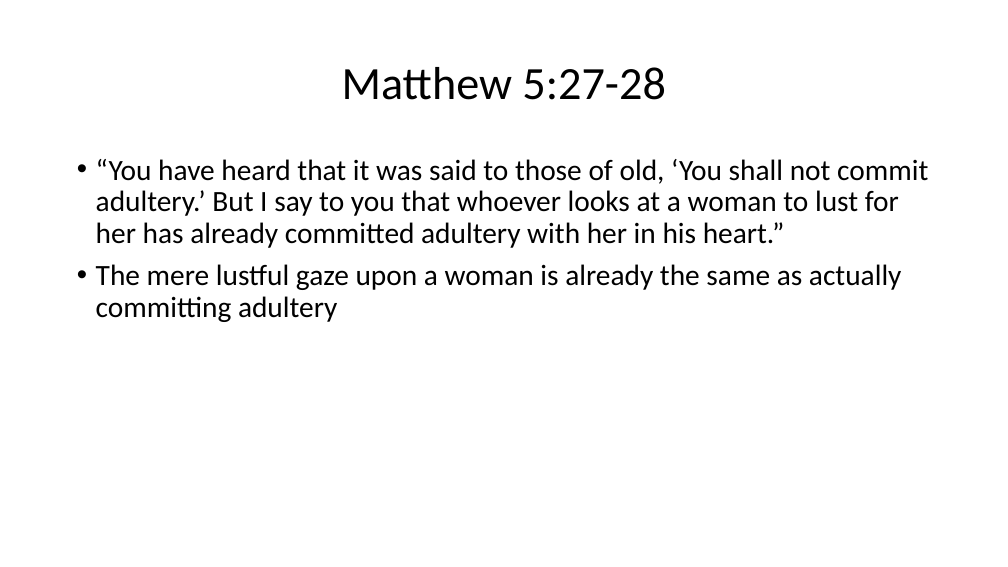
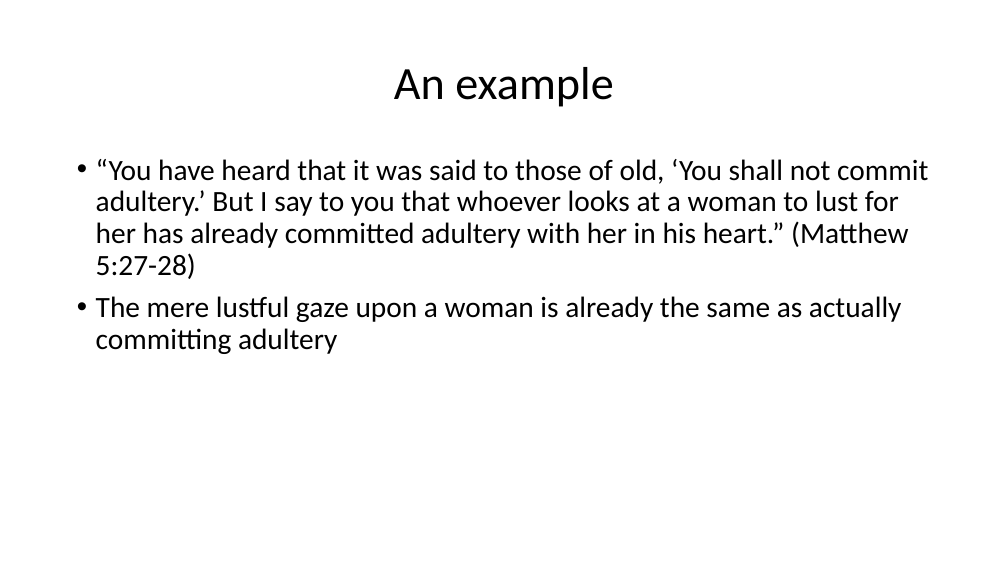
Before and after one commit to csmatyi/calvary_sunday_school, a slide deck: slide 10 of WSC79-81_211121.pptx (slide 15 before the commit). Drawn at 1008x567 pixels with LibreOffice and Linux fonts; fonts in the diff are those of the drawing. Boxes give left, top, right and bottom in pixels: in the first picture for what was removed or moved away, otherwise in the second. Text is boxed around its words. In the diff, an @@ line names an element or a change of style, - is before the commit and + after.

```diff
--- a/WSC79-81_211121.pptx
+++ b/WSC79-81_211121.pptx
@@ title at [394, 67, 613, 107]: text changed @@
-Matthew 5:27-28
+An example
@@ text at [96, 159, 928, 279]: text changed @@
-• “You have heard that it was said to those of old, ‘You shall not commit adultery.’ But I say to you that whoever looks at a woman to lust for her has already committed adultery with her in his heart.”
+• “You have heard that it was said to those of old, ‘You shall not commit adultery.’ But I say to you that whoever looks at a woman to lust for her has already committed adultery with her in his heart.” (Matthew 5:27-28)
```
Also in this commit, not shown: 11 other slides changed.
